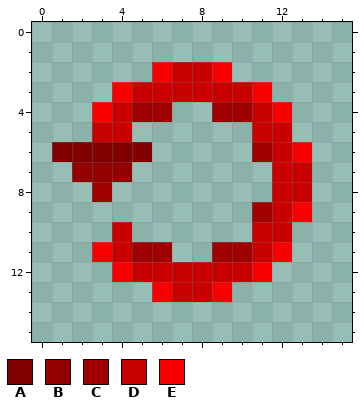
Edited in one commit: pixel-art sprite (assets/minecraft/textures/lobby/restore_defaults.png). Above: the version before the commit.
The file is 16x16 pixels.
Palette (. is transparent): A #820000  B #920000  C #9f0000  D #c90000  E #f90000
Pixels before, first column x 1:
 2 .....EDDE....
 3 ...EDDDDDDE..
 4 ..EDCC..CCDE.
 5 ..DD......DD.
 6 AAAAA.....CDE
 7 .BBB.......DD
 8 ..C........DD
 9 ..........CDE
10 ...D......DD.
11 ..EDCC..CCDE.
12 ...EDDDDDDE..
13 .....EDDE....
After:
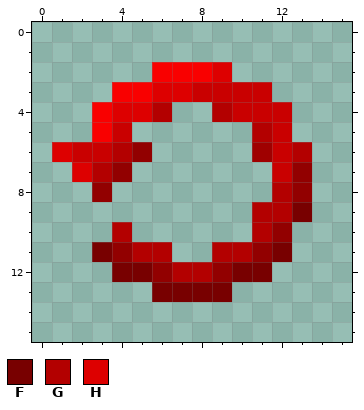
Colours new in this view: F #780000  G #b30000  H #dd0000
The exact change:
Changed rows in their new state; - is an unchanged pixel.
first column x 1:
 2 ------EEH----
 3 ----EHH---D--
 4 ---HHG--GD-D-
 5 --E-------G--
 6 HDDGB-------G
 7 -HG---------B
 8 --B--------GB
 9 ----------GGF
10 ---G------GB-
11 --FBGG--GGBF-
12 ---FFBGGBFF--
13 -----FFFF----
Where, in picture pixels (left, top, right, bottom), the same in both pictures:
changed: (52, 62, 312, 302)
